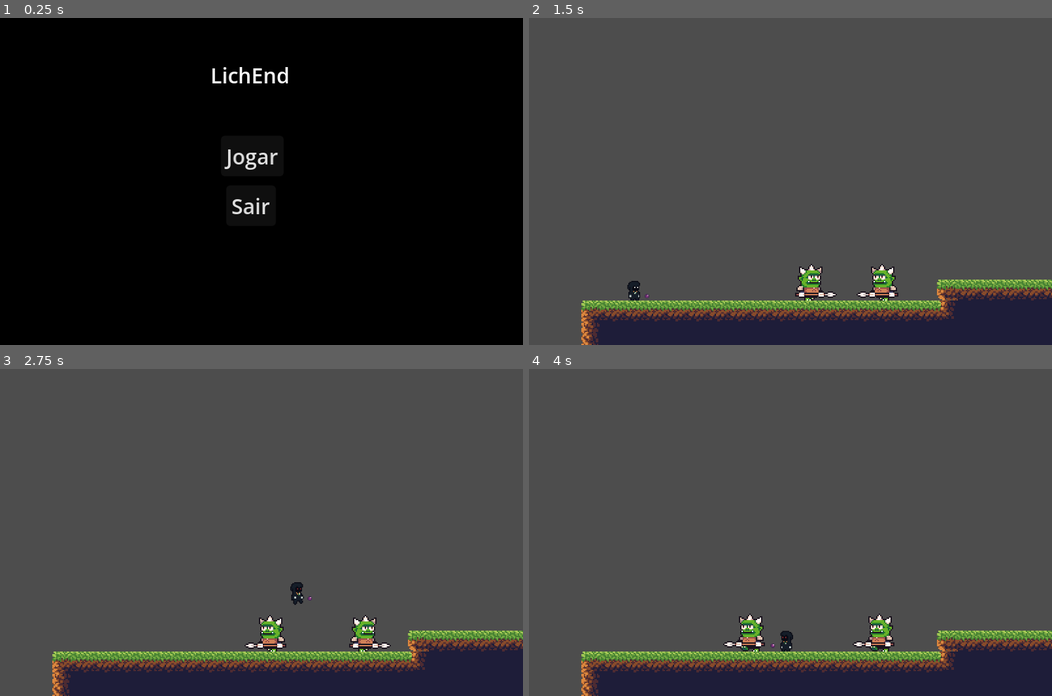
Above: before the commit, frames 1-4 (two rows, left to right).
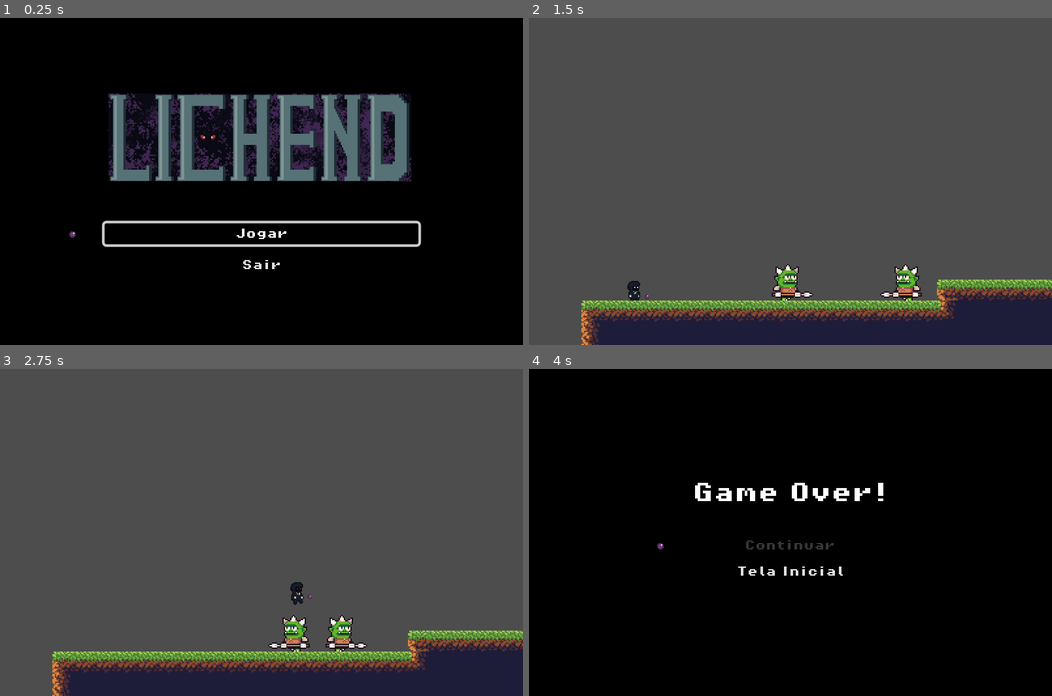
Above: after the commit, the same moments.

Repository: Rafalerio/Lichend
Game: Godot game, scene res://src/levels/menu.tscn
Two runs of this game, one before a commit and one after it. Both use one fixed random seed, a clock stepped at 60 frames per second and the inputs below.
Inputs (mouse positions are in pixels of both pictures, inside the frame that each line leads up to):
- Up to frame 1 (0.25 s): no input
- Up to frame 2 (1.5 s): click "Jogar" at 0.5 s; hold D (right) from 1.28 s (still down); tap K (dash) at 1.35 s
- Up to frame 3 (2.75 s): keep holding D (right); tap Space (jump) at 1.52, 2.27 s; tap J (shoot) at 2.1 s
- Up to frame 4 (4 s): release D (right) at 2.78 s; hold A (left) 2.78-3.5 s; tap K (dash) at 2.85 s; click (790, 545) at 3.5 s, where only the run after the commit has a clickable "Continuar"

The runs differ from the first frame. In frame 1, 15% of the frame differs, in the area x 13-81%, y 15-77%; in frame 2, 1.7%; in frame 3, 1.8%; in frame 4, 100%, in the area x 0-100%, y 0-100%.

Commit message:
feat: adições cosmeticas
- fontes pixeladas
- efeito sonoro no menu
- menu melhorado visualmente com adição de titulo e retorno de efeitos de seleção

Diff:
--- a/project.godot
+++ b/project.godot
@@ -28,6 +28,30 @@
 
 [input]
 
+ui_accept={
+"deadzone": 0.5,
+"events": [Object(InputEventKey,"resource_local_to_scene":false,"resource_name":"","device":0,"window_id":0,"alt_pressed":false,"shift_pressed":false,"ctrl_pressed":false,"meta_pressed":false,"pressed":false,"keycode":4194309,"physical_keycode":0,"key_label":0,"unicode":0,"location":0,"echo":false,"script":null)
+, Object(InputEventKey,"resource_local_to_scene":false,"resource_name":"","device":0,"window_id":0,"alt_pressed":false,"shift_pressed":false,"ctrl_pressed":false,"meta_pressed":false,"pressed":false,"keycode":4194310,"physical_keycode":0,"key_label":0,"unicode":0,"location":0,"echo":false,"script":null)
+, Object(InputEventKey,"resource_local_to_scene":false,"resource_name":"","device":0,"window_id":0,"alt_pressed":false,"shift_pressed":false,"ctrl_pressed":false,"meta_pressed":false,"pressed":false,"keycode":32,"physical_keycode":0,"key_label":0,"unicode":32,"location":0,"echo":false,"script":null)
+, Object(InputEventKey,"resource_local_to_scene":false,"resource_name":"","device":-1,"window_id":0,"alt_pressed":false,"shift_pressed":false,"ctrl_pressed":false,"meta_pressed":false,"pressed":false,"keycode":0,"physical_keycode":74,"key_label":0,"unicode":106,"location":0,"echo":false,"script":null)
+]
+}
+ui_up={
+"deadzone": 0.5,
+"events": [Object(InputEventKey,"resource_local_to_scene":false,"resource_name":"","device":0,"window_id":0,"alt_pressed":false,"shift_pressed":false,"ctrl_pressed":false,"meta_pressed":false,"pressed":false,"keycode":4194320,"physical_keycode":0,"key_label":0,"unicode":0,"location":0,"echo":false,"script":null)
+, Object(InputEventJoypadButton,"resource_local_to_scene":false,"resource_name":"","device":-1,"button_index":11,"pressure":0.0,"pressed":false,"script":null)
+, Object(InputEventJoypadMotion,"resource_local_to_scene":false,"resource_name":"","device":-1,"axis":1,"axis_value":-1.0,"script":null)
+, Object(InputEventKey,"resource_local_to_scene":false,"resource_name":"","device":-1,"window_id":0,"alt_pressed":false,"shift_pressed":false,"ctrl_pressed":false,"meta_pressed":false,"pressed":false,"keycode":0,"physical_keycode":87,"key_label":0,"unicode":119,"location":0,"echo":false,"script":null)
+]
+}
+ui_down={
+"deadzone": 0.5,
+"events": [Object(InputEventKey,"resource_local_to_scene":false,"resource_name":"","device":0,"window_id":0,"alt_pressed":false,"shift_pressed":false,"ctrl_pressed":false,"meta_pressed":false,"pressed":false,"keycode":4194322,"physical_keycode":0,"key_label":0,"unicode":0,"location":0,"echo":false,"script":null)
+, Object(InputEventJoypadButton,"resource_local_to_scene":false,"resource_name":"","device":-1,"button_index":12,"pressure":0.0,"pressed":false,"script":null)
+, Object(InputEventJoypadMotion,"resource_local_to_scene":false,"resource_name":"","device":-1,"axis":1,"axis_value":1.0,"script":null)
+, Object(InputEventKey,"resource_local_to_scene":false,"resource_name":"","device":-1,"window_id":0,"alt_pressed":false,"shift_pressed":false,"ctrl_pressed":false,"meta_pressed":false,"pressed":false,"keycode":0,"physical_keycode":83,"key_label":0,"unicode":115,"location":0,"echo":false,"script":null)
+]
+}
 left={
 "deadzone": 0.2,
 "events": [Object(InputEventKey,"resource_local_to_scene":false,"resource_name":"","device":-1,"window_id":0,"alt_press …(191 unchanged characters)…
--- a/src/levels/game_over.tscn
+++ b/src/levels/game_over.tscn
@@ -1,6 +1,9 @@
 [gd_scene format=3 uid="uid://b62kvnukxgjd6"]
 
 [ext_resource type="Script" uid="uid://ci1vol3yn2ilv" path="res://src/scripts/game_over.gd" id="1_lrega"]
+[ext_resource type="FontFile" uid="uid://b3yanlg0d3ld5" path="res://assets/fonts/PixelOperator8-Bold.ttf" id="2_1r6yu"]
+[ext_resource type="Texture2D" uid="uid://tdvf7bnpe5dp" path="res://assets/sprites/orb.png" id="3_w3h87"]
+[ext_resource type="AudioStream" uid="uid://cy8tme5n3syfp" path="res://assets/audio/sfx/beepmenu.wav" id="4_w3h87"]
 
 [node name="Game Over" type="Control" unique_id=1579061937]
 layout_mode = 3
@@ -11,36 +14,56 @@
 grow_vertical = 2
 script = ExtResource("1_lrega")
 
-[node name="ColorRect" type="ColorRect" parent="." unique_id=153175076]
-layout_mode = 0
-offset_right = 399.0
-offset_bottom = 250.0
+[node name="Background" type="ColorRect" parent="." unique_id=153175076]
+layout_mode = 1
+anchors_preset = 15
+anchor_right = 1.0
+anchor_bottom = 1.0
+grow_horizontal = 2
+grow_vertical = 2
 color = Color(0, 0, 0, 1)
 
-[node name="Label" type="Label" parent="." unique_id=1996742749]
-layout_mode = 0
-offset_left = 149.0
-offset_top = 67.0
-offset_right = 241.0
-offset_bottom = 90.0
+[node name="MainCenter" type="CenterContainer" parent="." unique_id=406860411]
+layout_mode = 1
+anchors_preset = 15
+anchor_right = 1.0
+anchor_bottom = 1.0
+grow_horizontal = 2
+grow_vertical = 2
+
+[node name="VerticalStack" type="VBoxContainer" parent="MainCenter" unique_id=1027368581]
+layout_mode = 2
+theme_override_constants/separation = 24
+
+[node name="Label" type="Label" parent="MainCenter/VerticalStack" unique_id=1996742749]
+layout_mode = 2
+theme_override_fonts/font = ExtResource("2_1r6yu")
 text = "Game Over!"
 horizontal_alignment = 1
 vertical_alignment = 1
 
-[node name="VBoxContainer" type="VBoxContainer" parent="." unique_id=2086514237]
-layout_mode = 0
-offset_left = 150.0
-offset_top = 103.0
-offset_right = 240.0
-offset_bottom = 169.0
+[node name="MenuOptions" type="VBoxContainer" parent="MainCenter/VerticalStack" unique_id=2086514237]
+layout_mode = 2
 
-[node name="BtnContinuar" type="Button" parent="VBoxContainer" unique_id=103965246]
+[node name="RetryButton" type="Button" parent="MainCenter/VerticalStack/MenuOptions" unique_id=103965246]
 layout_mode = 2
+theme_override_fonts/font = ExtResource("2_1r6yu")
+theme_override_font_sizes/font_size = 8
 text = "Continuar"
+flat = true
 
-[node name="BtnMenu" type="Button" parent="VBoxContainer" unique_id=2071241856]
+[node name="MenuButton" type="Button" parent="MainCenter/VerticalStack/MenuOptions" unique_id=2071241856]
 layout_mode = 2
+theme_override_fonts/font = ExtResource("2_1r6yu")
+theme_override_font_sizes/font_size = 8
 text = "Tela Inicial"
+flat = true
 
-[connection signal="pressed" from="VBoxContainer/BtnContinuar" to="." method="_on_btn_continuar_pressed"]
-[connection signal="pressed" from="VBoxContainer/BtnMenu" to="." method="_on_btn_menu_pressed"]
+[node name="SelectorIcon" type="Sprite2D" parent="." unique_id=1197567333]
+texture = ExtResource("3_w3h87")
+
+[node name="MoveSound" type="AudioStreamPlayer" parent="." unique_id=1863393359]
+stream = ExtResource("4_w3h87")
+
+[connection signal="pressed" from="MainCenter/VerticalStack/MenuOptions/RetryButton" to="." method="_on_btn_continuar_pressed"]
+[connection signal="pressed" from="MainCenter/VerticalStack/MenuOptions/MenuButton" to="." method="_on_btn_menu_pressed"]
--- a/src/levels/menu.tscn
+++ b/src/levels/menu.tscn
@@ -2,8 +2,12 @@
 
 [ext_resource type="Script" uid="uid://c22qejve830li" path="res://src/scripts/menu.gd" id="1_y76l3"]
 [ext_resource type="AudioStream" uid="uid://60hk5v7ruurg" path="res://assets/audio/[Retro Game Music Pack] Title Screen.wav" id="2_gsdrr"]
+[ext_resource type="FontFile" uid="uid://b3yanlg0d3ld5" path="res://assets/fonts/PixelOperator8-Bold.ttf" id="2_gymek"]
+[ext_resource type="Texture2D" uid="uid://csb4wr1xr3g75" path="res://assets/textures/title.jpeg" id="2_rdkdk"]
+[ext_resource type="Texture2D" uid="uid://tdvf7bnpe5dp" path="res://assets/sprites/orb.png" id="4_rdkdk"]
+[ext_resource type="AudioStream" uid="uid://cy8tme5n3syfp" path="res://assets/audio/sfx/beepmenu.wav" id="6_w14e6"]
 
-[node name="MenuPrincipal" type="Control" unique_id=1278657697]
+[node name="Menu" type="Control" unique_id=1278657697]
 layout_mode = 3
 anchors_preset = 15
 anchor_right = 1.0
@@ -12,42 +16,63 @@
 grow_vertical = 2
 script = ExtResource("1_y76l3")
 
-[node name="ColorRect" type="ColorRect" parent="." unique_id=732640763]
-layout_mode = 0
-offset_right = 400.0
-offset_bottom = 250.0
+[node name="Background" type="ColorRect" parent="." unique_id=732640763]
+layout_mode = 1
+anchors_preset = 15
+anchor_right = 1.0
+anchor_bottom = 1.0
+grow_horizontal = 2
+grow_vertical = 2
 color = Color(0, 0, 0, 1)
 
-[node name="Label" type="Label" parent="." unique_id=511318179]
-layout_mode = 0
-offset_left = 161.0
-offset_top = 32.0
-offset_right = 222.0
-offset_bottom = 55.0
-text = "LichEnd"
-horizontal_alignment = 1
-vertical_alignment = 1
+[node name="MainCenter" type="CenterContainer" parent="." unique_id=805360753]
+layout_mode = 1
+anchors_preset = 15
+anchor_right = 1.0
+anchor_bottom = 1.0
+grow_horizontal = 2
+grow_vertical = 2
 
-[node name="BtnJogar" type="Button" parent="." unique_id=1209080888]
-layout_mode = 0
-offset_left = 169.0
-offset_top = 90.0
-offset_right = 217.0
-offset_bottom = 121.0
+[node name="VerticalStack" type="VBoxContainer" parent="MainCenter" unique_id=290485960]
+layout_mode = 2
+theme_override_constants/separation = 24
+
+[node name="TextureRect" type="TextureRect" parent="MainCenter/VerticalStack" unique_id=1722826552]
+custom_minimum_size = Vector2(240, 80)
+layout_mode = 2
+mouse_filter = 2
+texture = ExtResource("2_rdkdk")
+expand_mode = 5
+
+[node name="MenuOptions" type="VBoxContainer" parent="MainCenter/VerticalStack" unique_id=1289561561]
+layout_mode = 2
+theme_override_constants/separation = 8
+alignment = 1
+
+[node name="PlayButton" type="Button" parent="MainCenter/VerticalStack/MenuOptions" unique_id=1209080888]
+layout_mode = 2
+theme_override_fonts/font = ExtResource("2_gymek")
+theme_override_font_sizes/font_size = 8
 text = "Jogar"
+flat = true
 
-[node name="BtnSair" type="Button" parent="." unique_id=1203011978]
-layout_mode = 0
-offset_left = 173.0
-offset_top = 128.0
-offset_right = 211.0
-offset_bottom = 159.0
+[node name="QuitButton" type="Button" parent="MainCenter/VerticalStack/MenuOptions" unique_id=1203011978]
+layout_mode = 2
+theme_override_fonts/font = ExtResource("2_gymek")
+theme_override_font_sizes/font_size = 8
 text = "Sair"
+flat = true
+
+[node name="SelectorIcon" type="Sprite2D" parent="." unique_id=1169213713]
+texture = ExtResource("4_rdkdk")
 
 [node name="MusicaMenu" type="AudioStreamPlayer" parent="." unique_id=541880482]
 stream = ExtResource("2_gsdrr")
 volume_db = -15.0
 autoplay = true
 
-[connection signal="pressed" from="BtnJogar" to="." method="_on_btn_jogar_pressed"]
-[connection signal="pressed" from="BtnSair" to="." method="_on_btn_sair_pressed"]
+[node name="MoveSound" type="AudioStreamPlayer" parent="." unique_id=427254209]
+stream = ExtResource("6_w14e6")
+
+[connection signal="pressed" from="MainCenter/VerticalStack/MenuOptions/PlayButton" to="." method="_on_btn_jogar_pressed"]
+[connection signal="pressed" from="MainCenter/VerticalStack/MenuOptions/QuitButton" to="." method="_on_btn_sair_pressed"]
--- a/src/scripts/game_over.gd
+++ b/src/scripts/game_over.gd
@@ -1,13 +1,64 @@
 extends Control
 
-func _ready():
-	# Garante que o mouse fique visível para clicar nos botões
+@onready var buttons: Array[Button] = [
+	$MainCenter/VerticalStack/MenuOptions/RetryButton,
+	$MainCenter/VerticalStack/MenuOptions/MenuButton
+]
+@onready var selector: Sprite2D = $SelectorIcon
+@onready var move_sound: AudioStreamPlayer = $MoveSound
+
+var is_option_selected: bool = false
+var offset_x: float = 24.0
+var move_tween: Tween
+
+func _ready() -> void:
 	Input.set_mouse_mode(Input.MOUSE_MODE_VISIBLE)
 
-func _on_btn_continuar_pressed() -> void:
-	# Recarrega a fase principal.
-	get_tree().change_scene_to_file("res://src/levels/scene.tscn")
+	# Espera o layout se organizar
+	await get_tree().process_frame
+	await get_tree().process_frame
 
-func _on_btn_menu_pressed() -> void:
-	# Altere o caminho abaixo para o caminho da sua cena de Menu Principal
-	get_tree().change_scene_to_file("res://caminho/para/seu/menu.tscn")
+	buttons[0].grab_focus()
+	_move_selector_to(buttons[0], true)
+
+	for button in buttons:
+		button.focus_entered.connect(_on_button_focus_entered.bind(button))
+		button.pressed.connect(_on_button_selected.bind(button))
+
+func _on_button_focus_entered(button: Button) -> void:
+	if is_option_selected: return
+	_move_selector_to(button, false)
+	# Toca o bip sonoro
+	if move_sound: move_sound.play()
+
+func _move_selector_to(target_button: Button, instant: bool) -> void:
+	if move_tween and move_tween.is_running():
+		move_tween.kill()
+
+	var target_pos = Vector2(
+		target_button.global_position.x - offset_x,
+		target_button.global_position.y + (target_button.size.y / 2)
+	)
+
+	if instant:
+		selector.global_position = target_pos
+	else:
+		move_tween = create_tween()
+		move_tween.tween_property(selector, "global_position", target_pos, 0.12).set_trans(Tween.TRANS_SINE).set_ease(Tween.EASE_OUT)
+
+func _on_button_selected(button: Button) -> void:
+	if is_option_selected: return
+	is_option_selected = true
+
+	# Efeito de piscar ao selecionar
+	var flash_tween = create_tween().set_loops(5)
+	flash_tween.tween_property(button, "modulate:a", 0.0, 0.06)
+	flash_tween.tween_property(button, "modulate:a", 1.0, 0.06)
+
+	await flash_tween.finished
+
+	# Executa as ações baseadas no botão clicado
+	if button.name == "RetryButton":
+		get_tree().change_scene_to_file("res://src/levels/scene.tscn")
+	elif button.name == "MenuButton":
+		get_tree().change_scene_to_file("res://src/levels/menu.tscn")
--- a/src/scripts/menu.gd
+++ b/src/scripts/menu.gd
@@ -1,12 +1,63 @@
 extends Control
 
-func _ready():
-	# Garante que o mouse fique visível para o jogador poder clicar
+@onready var buttons: Array[Button] = [
+	$MainCenter/VerticalStack/MenuOptions/PlayButton,
+	$MainCenter/VerticalStack/MenuOptions/QuitButton
+]
+@onready var selector: Sprite2D = $SelectorIcon
+@onready var move_sound: AudioStreamPlayer = $MoveSound
+
+var is_option_selected: bool = false
+var offset_x: float = 24.0
+
+# Variável para guardar a nossa animação e evitar que duas briguem pela orbe
+var move_tween: Tween
+
+func _ready() -> void:
 	Input.set_mouse_mode(Input.MOUSE_MODE_VISIBLE)
 
-func _on_btn_jogar_pressed() -> void:
-	# Carrega a fase principal do jogo.
-	get_tree().change_scene_to_file("res://src/levels/scene.tscn")
+	await get_tree().process_frame
+	await get_tree().process_frame
 
-func _on_btn_sair_pressed() -> void:
-	get_tree().quit()
+	buttons[0].grab_focus()
+
+	_move_selector_to(buttons[0], true)
+
+	for button in buttons:
+		button.focus_entered.connect(_on_button_focus_entered.bind(button))
+		button.pressed.connect(_on_button_selected.bind(button))
+
+func _on_button_focus_entered(button: Button) -> void:
+	if is_option_selected: return
+	_move_selector_to(button, false)
+	move_sound.play()
+
+func _move_selector_to(target_button: Button, instant: bool) -> void:
+	if move_tween and move_tween.is_running():
+		move_tween.kill()
+
+	var target_pos = Vector2(
+		target_button.global_position.x - offset_x,
+		target_button.global_position.y + (target_button.size.y / 2)
+	)
+
+	if instant:
+		selector.global_position = target_pos
+	else:
+		move_tween = create_tween()
+		move_tween.tween_property(selector, "global_position", target_pos, 0.12).set_trans(Tween.TRANS_SINE).set_ease(Tween.EASE_OUT)
+
+func _on_button_selected(button: Button) -> void:
+	if is_option_selected: return
+	is_option_selected = true
+
+	var flash_tween = create_tween().set_loops(5)
+	flash_tween.tween_property(button, "modulate:a", 0.0, 0.06)
+	flash_tween.tween_property(button, "modulate:a", 1.0, 0.06)
+
+	await flash_tween.finished
+
+	if button.name == "PlayButton":
+		get_tree().change_scene_to_file("res://src/levels/scene.tscn")
+	elif button.name == "QuitButton":
+		get_tree().quit()
--- a/src/scripts/player.gd
+++ b/src/scripts/player.gd
@@ -4,7 +4,6 @@
 
 @onready var anima: AnimatedSprite2D = $AnimatedSprite2D
 @onready var shoot_point = $Orb/ShootPoint # Referência ao Marker2D
-@onready var sprite_lich = $Sprite2D_Lich
 @onready var orb = $Orb
 var orb_offset_x: float = 10.0
 
Not shown, added: assets/audio/sfx/beepmenu.wav.import
Binary file added: assets/fonts/PixelOperator8-Bold.ttf
Not shown, added: assets/fonts/PixelOperator8-Bold.ttf.import
Binary file added: assets/fonts/PixelOperator8.ttf
Not shown, added: assets/fonts/PixelOperator8.ttf.import
Binary file added: assets/textures/title.jpeg
Not shown, added: assets/textures/title.jpeg.import
Not shown, added: assets/audio/sfx/beepmenu.wav
